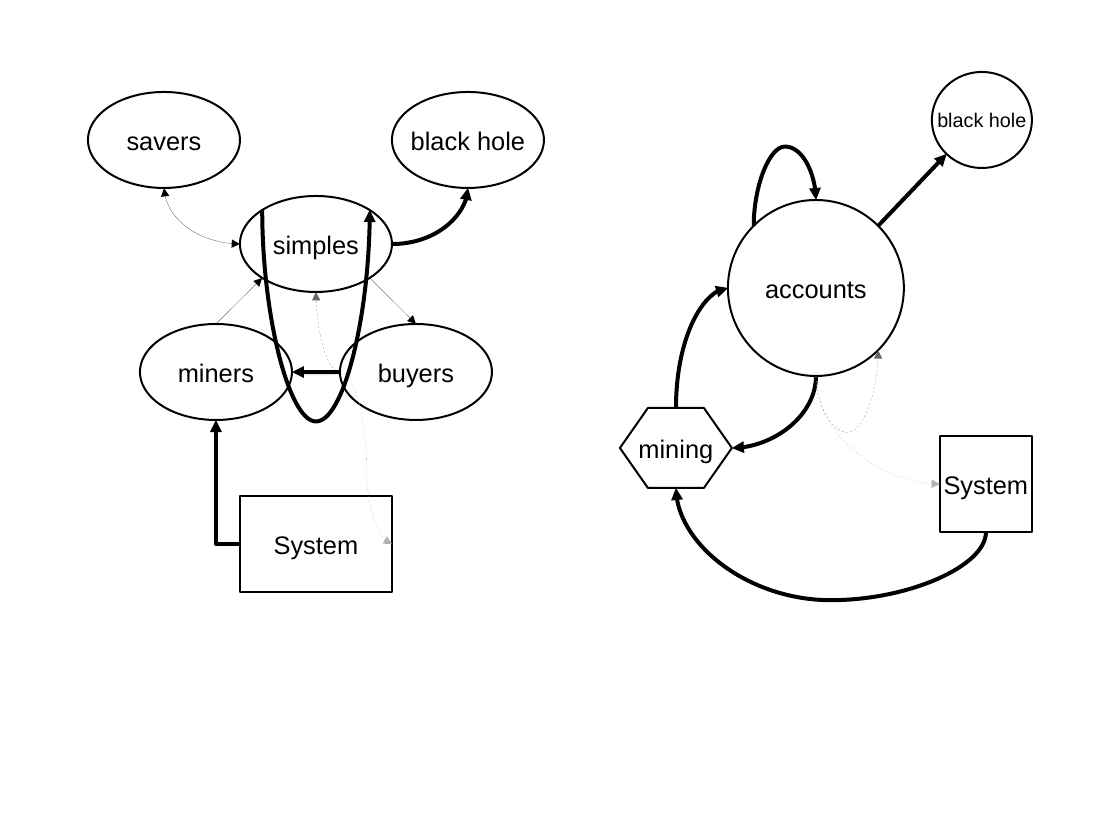
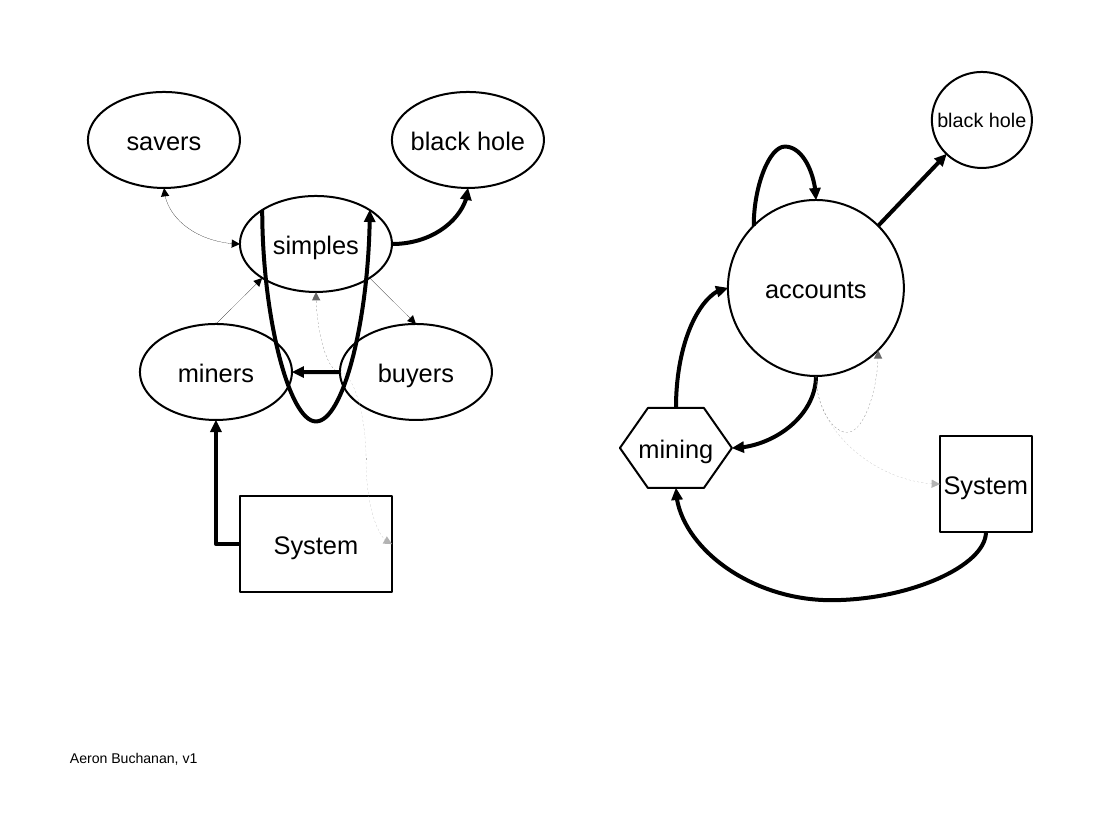
Before and after one commit to aeronbuchanan/ethereum, a slide deck: slide 1 of EtherFlow.odp. Drawn at 1120x840 pixels with LibreOffice and Linux fonts; fonts in the diff are those of the drawing. Boxes give left, top, right and bottom in pixels: in the first picture for what was removed or moved away, otherwise in the second. Text is boxed around its words. In the diff, an @@ line names an element or a change of style, - is before the commit and + after.

```diff
--- a/EtherFlow.odp
+++ b/EtherFlow.odp
@@ text added at [70, 752, 198, 765], 10 pt, text #000000 @@
+Aeron Buchanan, v1
```
Also in this commit, not shown: 11 other files.
